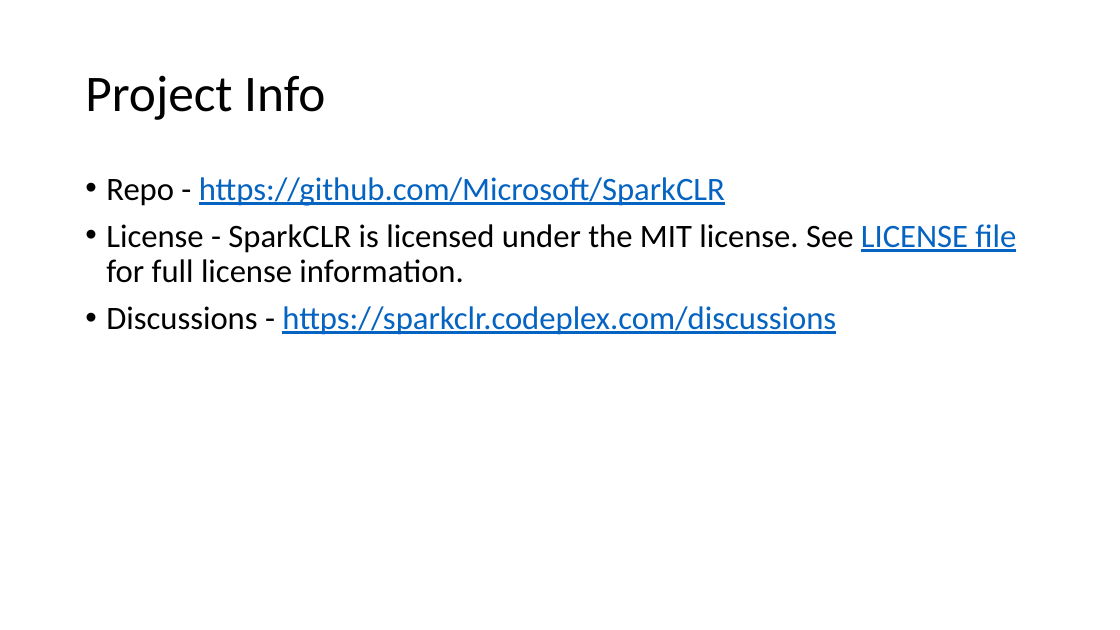
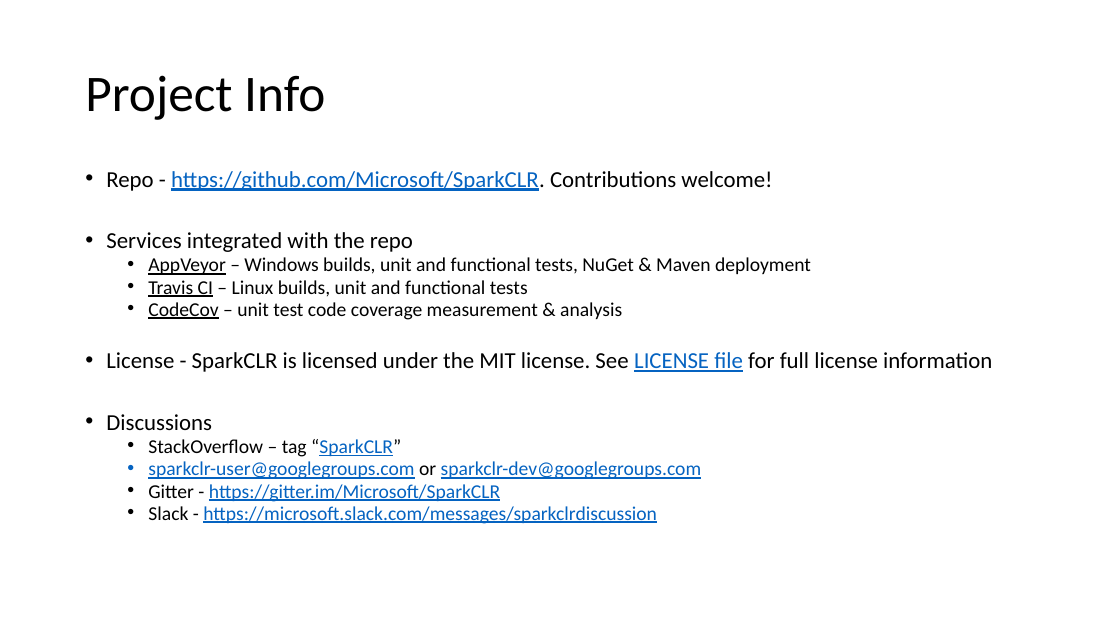
Before and after one commit to microsoft/Mobius, a slide deck: slide 29 of docs/SparkCLR.pptx (slide 13 before the commit). Drawn at 1120x630 pixels with LibreOffice and Linux fonts; fonts in the diff are those of the drawing. Boxes give left, top, right and bottom in pixels: in the first picture for what was removed or moved away, otherwise in the second. Text is boxed around its words. In the diff, an @@ line names an element or a change of style, - is before the commit and + after.

```diff
--- a/docs/SparkCLR.pptx
+++ b/docs/SparkCLR.pptx
@@ text at (106,171,992,524): text changed; size 28 to 16.8 pt @@
-• Repo - https://github.com/Microsoft/SparkCLR
-• License - SparkCLR is licensed under the MIT license. See LICENSE file for full license information.
-• Discussions - https://sparkclr.codeplex.com/discussions
+• Repo - https://github.com/Microsoft/SparkCLR. Contributions welcome!
+• Services integrated with the repo
+  • AppVeyor – Windows builds, unit and functional tests, NuGet & Maven deployment
+  • Travis CI – Linux builds, unit and functional tests
+  • CodeCov – unit test code coverage measurement & analysis
+• License - SparkCLR is licensed under the MIT license. See LICENSE file for full license information
+• Discussions
+  • StackOverflow – tag “SparkCLR”
+  • sparkclr-user@googlegroups.com or sparkclr-dev@googlegroups.com
+  • Gitter - https://gitter.im/Microsoft/SparkCLR
+  • Slack - https://microsoft.slack.com/messages/sparkclrdiscussion
```
Also in this commit, not shown: 8 other slides changed, 1 slide added, 6 slides removed, 1 other file.
